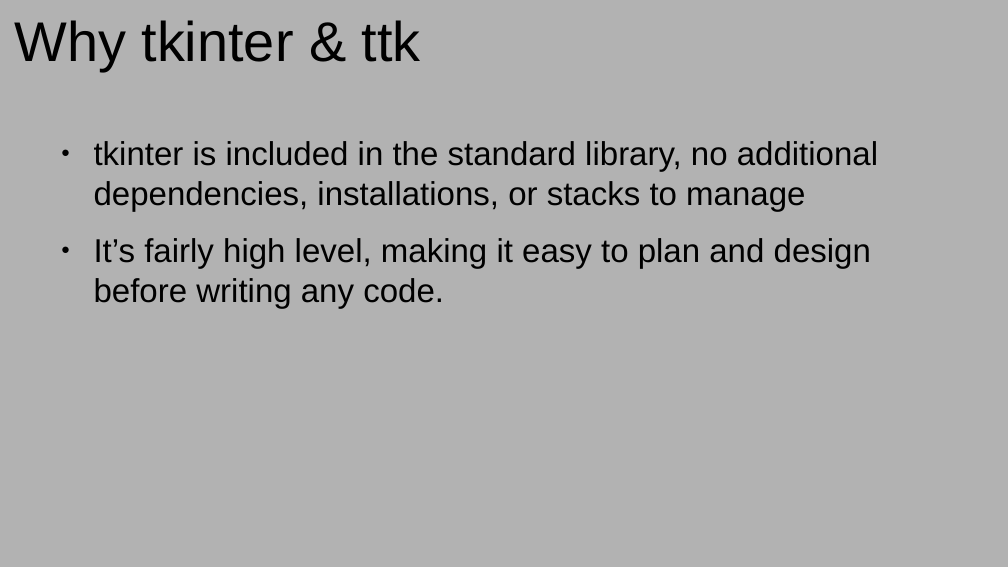
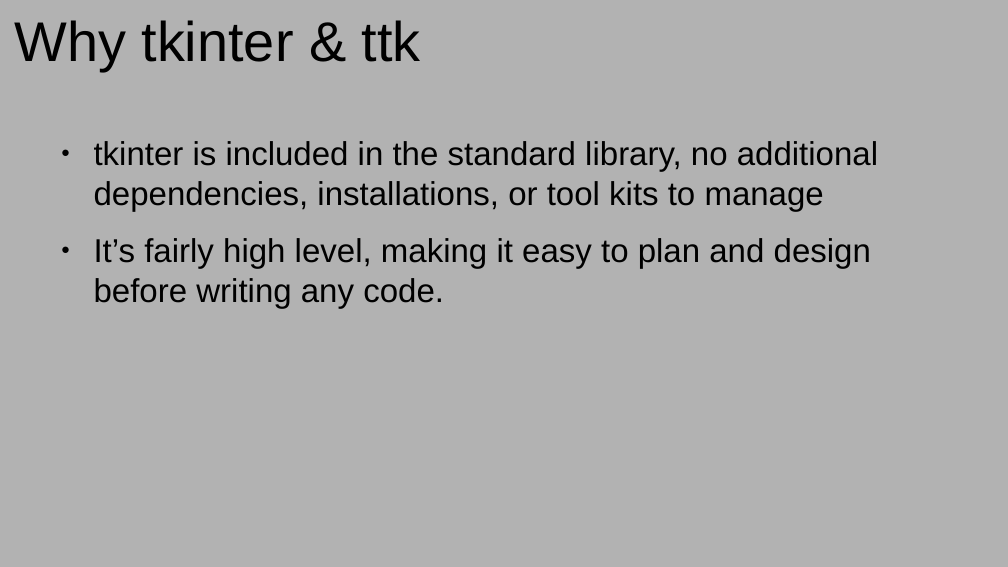
Before and after one commit to kstrckr/Heat_Pype, a slide deck: slide 3 of Give them a GUI slides.odp. Drawn at 1008x567 pixels with LibreOffice and Linux fonts; fonts in the diff are those of the drawing. Boxes give left, top, right and bottom in pixels: in the first picture for what was removed or moved away, otherwise in the second. Text is boxed around its words. In the diff, an @@ line names an element or a change of style, - is before the commit and + after.

Commit message:
more slides

```diff
--- a/Give them a GUI slides.odp
+++ b/Give them a GUI slides.odp
@@ text at bbox=[94, 141, 878, 211]: text changed @@
-● tkinter is included in the standard library, no additional dependencies, installations, or stacks to manage
+● tkinter is included in the standard library, no additional dependencies, installations, or tool kits to manage
```
Also in this commit, not shown: 2 other slides changed, 6 slides added, 1 slide removed, 1 other file.
